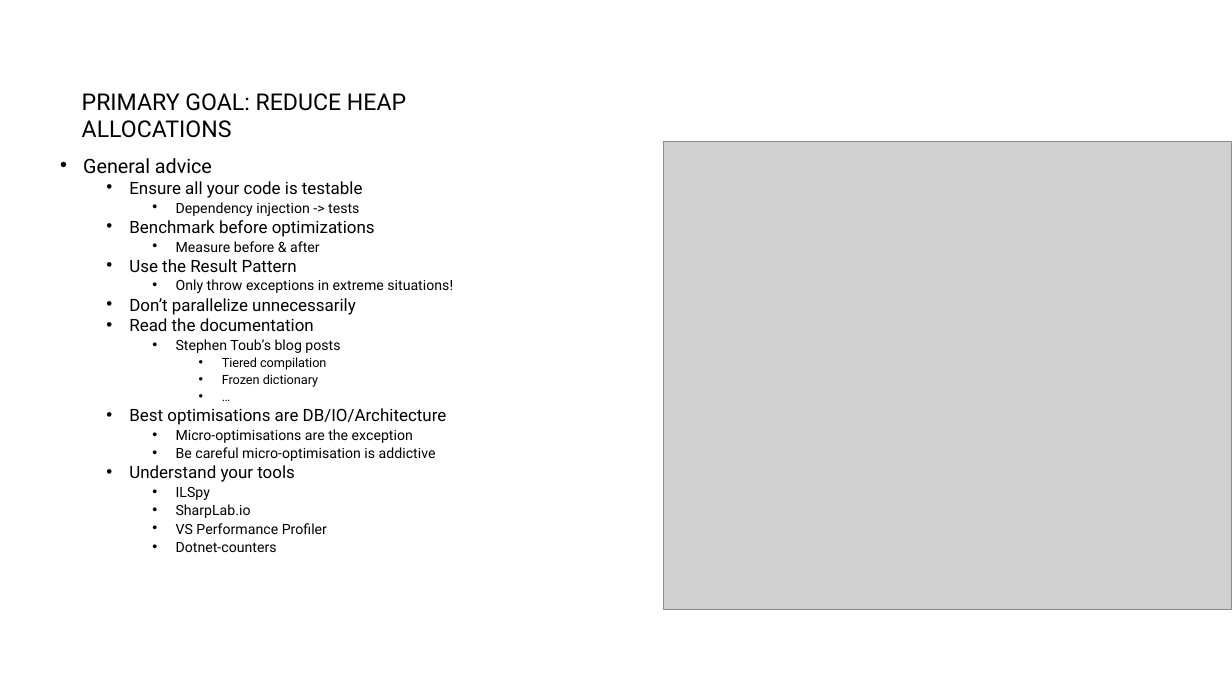
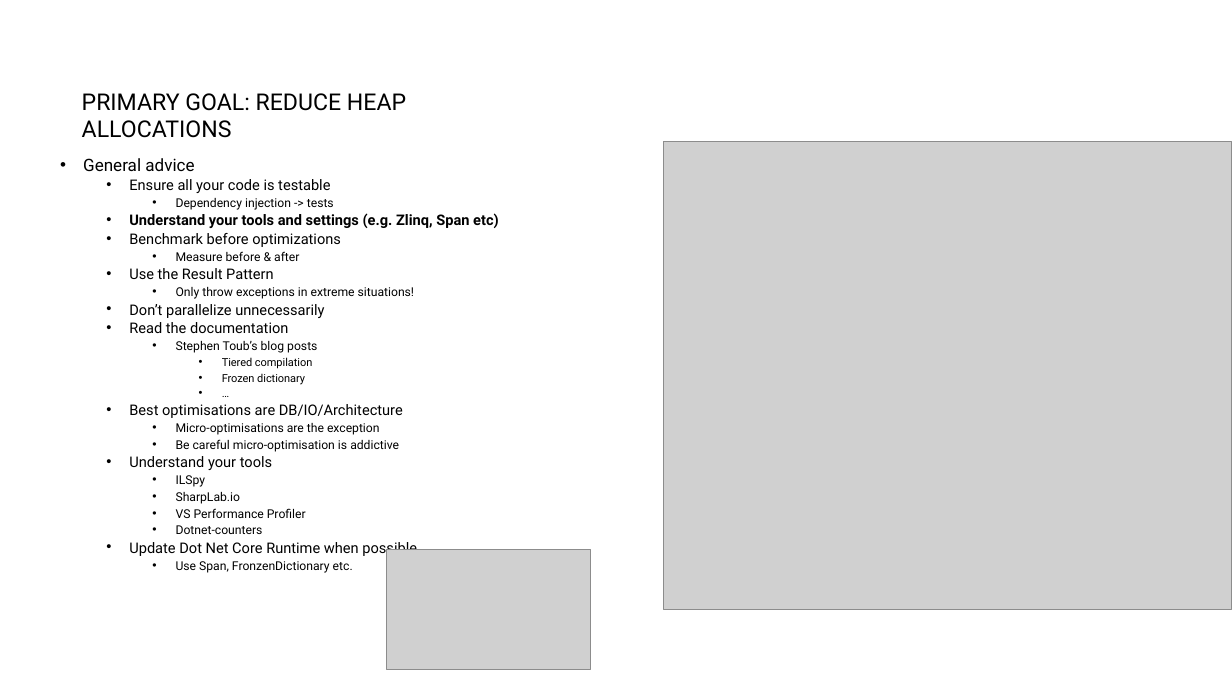
Before and after one commit to jeanhibbert/PerfDemo, a slide deck: slide 4 of PerfDemo.pptx (slide 3 before the commit). Drawn at 1232x693 pixels with LibreOffice and Linux fonts; fonts in the diff are those of the drawing; grey boxes stand for pictures. Boxes give left, top, right and bottom in pixels: in the first picture for what was removed or moved away, otherwise in the second. Text is boxed around its words. In the diff, an @@ line names an element or a change of style, - is before the commit and + after.

```diff
--- a/PerfDemo.pptx
+++ b/PerfDemo.pptx
@@ text at (x1=83, y1=158, x2=414, y2=534): size 15.4 to 13.3 pt in "General advice"; size 13.2 to 11.4 pt in "Ensure all your code is testable", "Benchmark before optimizations", "Use the Result Pattern", "Don’t parallelize unnecessarily" and 3 more places; size 11 to 9.5 pt in "Dependency injection -> tests", "Measure before & after", "Only throw exceptions in extreme situations!", "Stephen Toub’s blog posts" and 6 more places; size 9.9 to 8.6 pt in "Tiered compilation", "Frozen dictionary", "…" @@
@@ text at (x1=129, y1=213, x2=499, y2=228): paragraph added @@
+  • Understand your tools and settings (e.g. Zlinq, Span etc)
@@ text at (x1=129, y1=542, x2=417, y2=573): paragraphs added @@
+  • Update Dot Net Core Runtime when possible
+    • Use Span, FronzenDictionary etc.
@@ picture added at (x1=386, y1=549, x2=591, y2=669) @@
```
Also in this commit, not shown: 2 other slides changed, 1 slide added.
